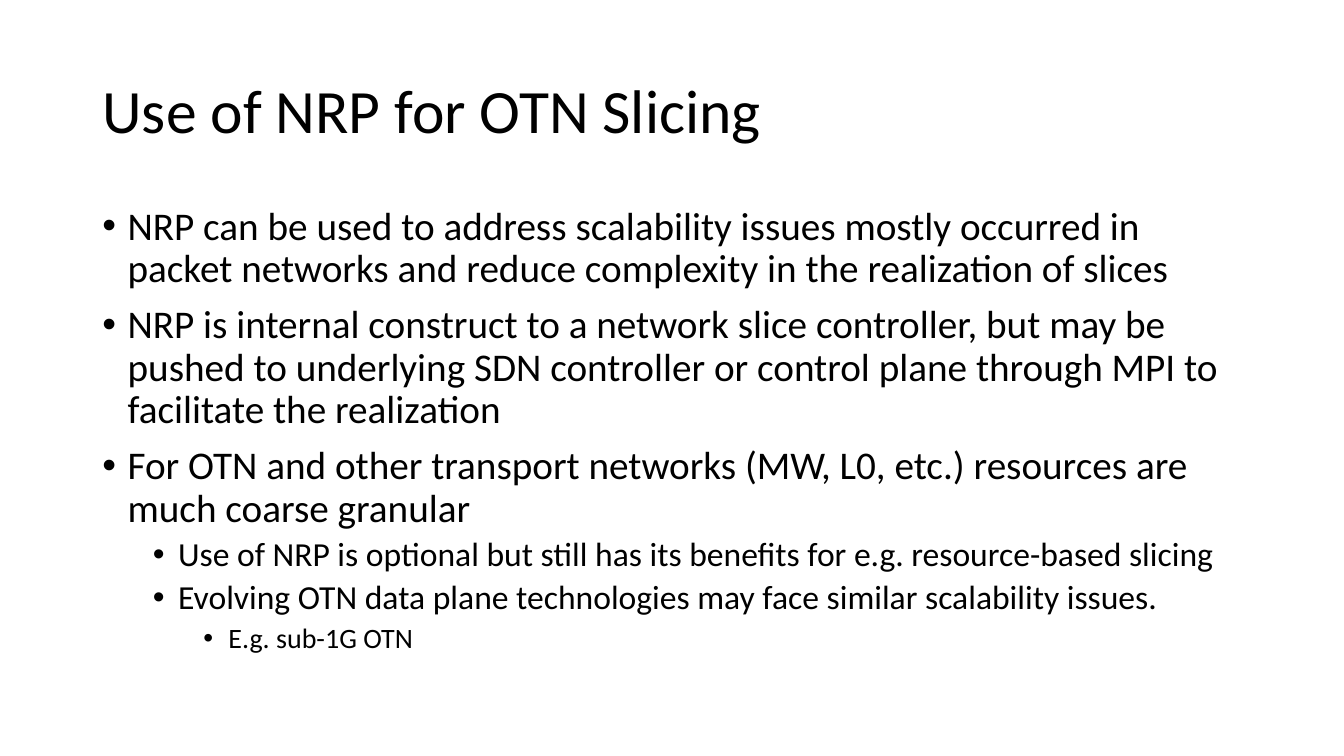
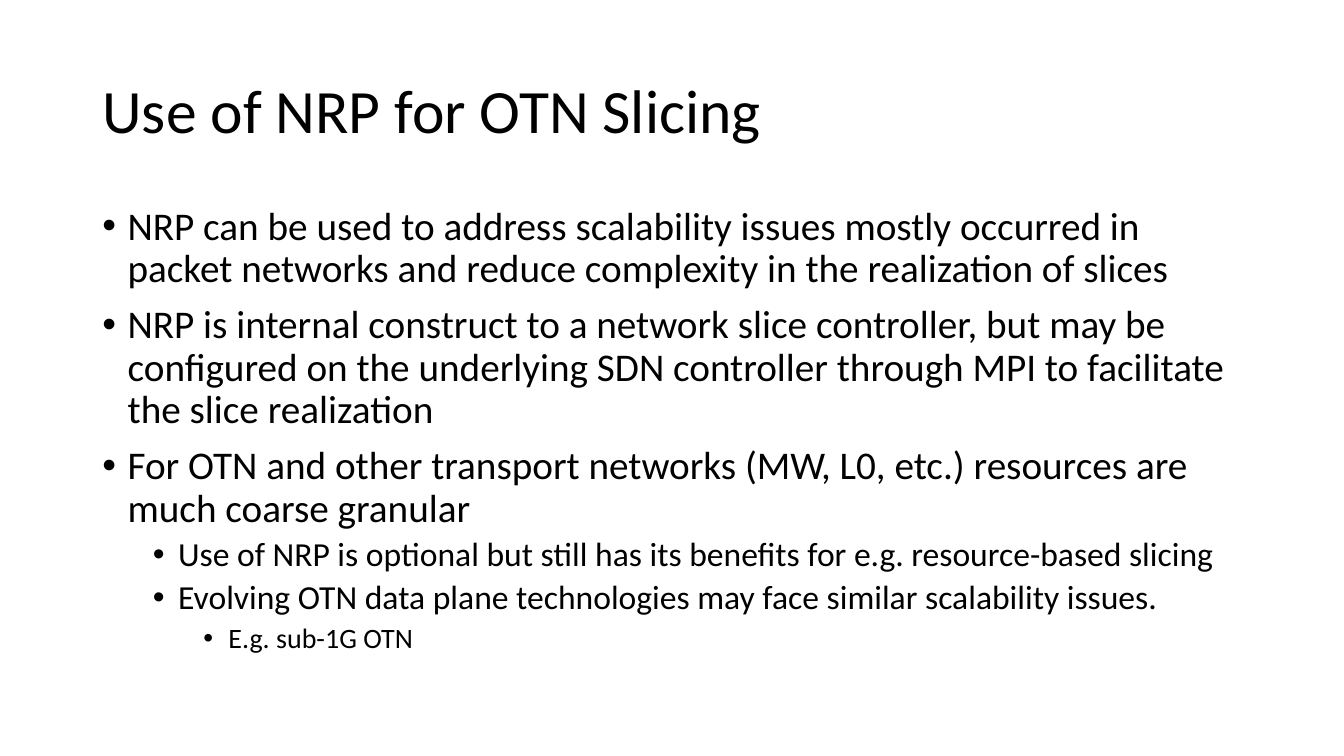
Before and after one commit to aguoietf/ietf-ccamp-yang-otn-slicing, a slide deck: slide 3 of Meeting Materials/draft-ietf-ccamp-yang-otn-slicing-02.pptx. Drawn at 1344x756 pixels with LibreOffice and Linux fonts; fonts in the diff are those of the drawing. Boxes give left, top, right and bottom in pixels: in the first picture for what was removed or moved away, otherwise in the second. Text is boxed around its words. In the diff, an @@ line names an element or a change of style, - is before the commit and + after.

```diff
--- a/Meeting Materials/draft-ietf-ccamp-yang-otn-slicing-02.pptx
+++ b/Meeting Materials/draft-ietf-ccamp-yang-otn-slicing-02.pptx
@@ text at <box>128,310,1224,424</box>: text changed @@
-• NRP is internal construct to a network slice controller, but may be pushed to underlying SDN controller or control plane through MPI to facilitate the realization
+• NRP is internal construct to a network slice controller, but may be configured on the underlying SDN controller through MPI to facilitate the slice realization
```
